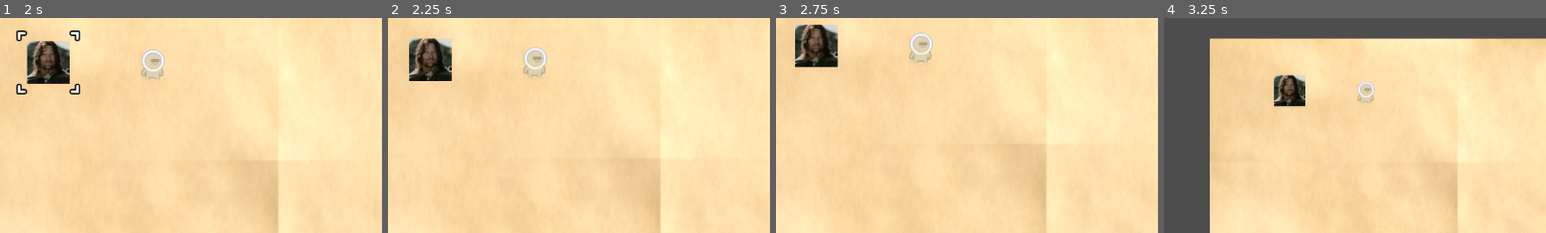
Above: before the commit, frames 1-4 (left to right).
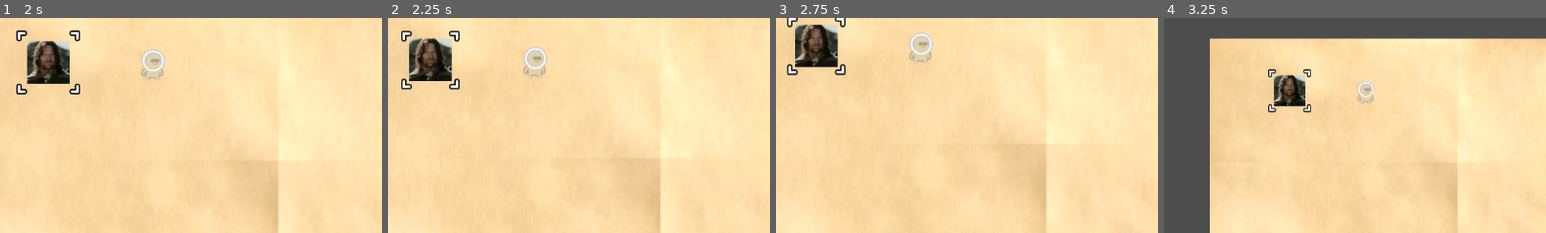
Above: after the commit, the same moments.

Repository: VAIVS/SD.Godot.ChartKrieg
Game: Godot game, scene res://UI/StartMenu/start_menu.tscn
Same seed, same stepped clock (60 frames per second), same inputs: the game is played once before the commit and once after it.
Inputs (mouse positions are % of the whole screen's width and height, from its top left):
- Up to frame 1 (2 s): click "Start" at 0.5 s; tap Enter at 1.25 s; move the mouse to (9, 10) at 1.27 s; hold Right (ui_right) from 1.28 s (still down); tap A (press_a) at 1.35 s; click (9, 10) at 1.42 s
- Up to frame 2 (2.25 s): move the mouse to (20, 11) at 2.02 s; release Right (ui_right) at 2.03 s; hold Down (ui_down) from 2.03 s (still down); tap X (press_x) at 2.1 s; click (20, 11) at 2.17 s
- Up to frame 3 (2.75 s): keep holding Down (ui_down)
- Up to frame 4 (3.25 s): move the mouse to (60, 28) at 2.77 s; release Down (ui_down) at 2.78 s; hold Right (ui_right) from 2.78 s (still down); hold Mouse wheel up (zoom_in) from 2.78 s (still down)
The pictures show only the part of the screen within x 0-50%, y 0-50%; the shares and areas given below are measured in that part.

Frame 1 is identical in both runs. In frame 2, 0.5% of the frame differs, in the area x 3-19%, y 5-34%; in frame 3, 0.4%; in frame 4, 0.3%.

Commit message:
Introduce loading game state, indicating the world map is still loading.

Diff:
--- a/Scenes/salva/salva_test.gd
+++ b/Scenes/salva/salva_test.gd
@@ -2,6 +2,7 @@
 class_name GameStateManager
 
 enum game_states {
+	LOADING,
 	MAPIDLE,
 	ARMY_MENU
 }
@@ -10,7 +11,7 @@
 @onready var armies: Node2D = $Armies
 @onready var army_selection_manager: SelectionManager = $Systens/ArmySelectionManager
 @onready var queue: Array[GameStateEvent] = [];
-@onready var current_state: game_states = game_states.MAPIDLE
+@onready var current_state: game_states = game_states.LOADING
 @onready var army_menu: ArmyMenu = $UI/ArmyMenu
 
 
@@ -58,9 +59,10 @@
 
 func _on_map_ready() -> void:
 	#Update the region with the updated navigation mesh.
-	for child in $Armies.get_children():
-		child.start_navigation()
-	pass
+	#for child in $Armies.get_children():
+		#child.start_navigation()
+	current_state = game_states.MAPIDLE
+	print("Loading finished")
 
 func _on_world_map_sig_point_touched(pos: Vector2) -> void:
 	queue_game_state_event(GameStateClickedOnMapEvent.new(pos))
